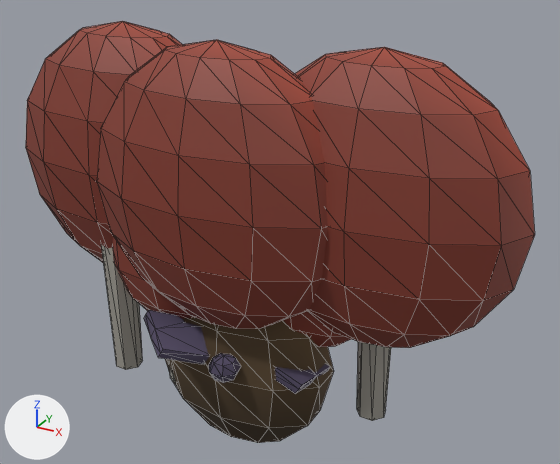
Two versions of the glTF model assets/models/crop_deathcap.glb, one commit apart.
Rendered twice from a 50 mm lens placed at (0.54, -0.863, 0.709), pointed at (0.042, 0.042, 0.256). Arrows for +X, +Y and +Z are at lower left; the lights stay in place. The first picture is the older version. Mesh edges are drawn as thin lines. Where no turn or scale is listed for an object, it has been applied to the vertices. Vertices at exactly the same position are counted once.

Names of what the first picture shows: 'cap', 'cap.001', 'cap.002', 'cap2', 'cap2.001', 'mstalk', 'mstalk.002', 'mstalk2', 'seed.002', 'seed_mound', 'sprout_leaf', 'sprout_leaf.002'.
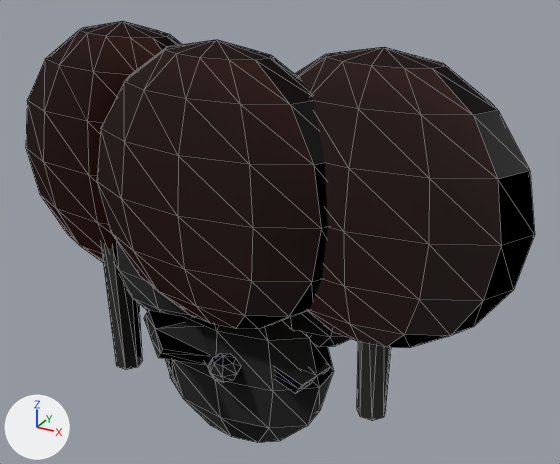
Changed parts and their boxes (x1, y1, x2, y2) in the pictures (560 x 464 px):
'cap.002', surface changed (darker): (295, 47, 535, 348) in both
'cap.001', surface changed (darker): (97, 40, 328, 329) in both
'cap', surface changed (brown to black): (26, 21, 183, 262) in both
'seed_mound', surface changed: (165, 317, 334, 443) in both
'mstalk', surface changed (grey to black): (101, 244, 143, 370) in both
'sprout_leaf.002', surface changed (purple to black): (144, 310, 209, 364) in both
'mstalk.002', surface changed (grey to black): (357, 342, 391, 421) in both
'cap2', surface changed (brown to black): (113, 236, 193, 319) in both
'cap2.001', surface changed (red to black): (283, 311, 351, 347) in both
'sprout_leaf', surface changed (purple to black): (275, 364, 330, 394) in both
'seed.002', surface changed: (209, 353, 241, 383) in both
'mstalk2', surface changed: (169, 366, 176, 383) in both

The change, as a diff of the scene's bpy script:
```diff
--- a/assets/models/crop_deathcap.glb.py
+++ b/assets/models/crop_deathcap.glb.py
@@ mat_crop_dark @@
 n3 = _N.new('ShaderNodeVertexColor'); n3.name = 'Color Attribute'
+n4 = _N.new('ShaderNodeNormalMap'); n4.name = 'Normal Map'
+n4.uv_map = 'UVMap'
+n5 = _N.new('ShaderNodeTexImage'); n5.name = 'Image Texture'
+n5.image = img_nm_crop_dark
 _L.new(n0.outputs[0], n1.inputs[0])  # 'BSDF' to 'Surface'
@@ mat_crop_dark @@
 n0 = _N.new('ShaderNodeBsdfPrincipled'); n0.name = 'Principled BSDF'
 _L.new(n3.outputs[0], n2.inputs[6])  # 'Color' to 'A'
+_L.new(n4.outputs[0], n0.inputs[5])  # 'Normal' to 'Normal'
+_L.new(n5.outputs[0], n4.inputs[1])  # 'Color' to 'Color'
@@ mat_crop_disc @@
 n3 = _N.new('ShaderNodeVertexColor'); n3.name = 'Color Attribute'
+n4 = _N.new('ShaderNodeNormalMap'); n4.name = 'Normal Map'
+n4.uv_map = 'UVMap'
+n5 = _N.new('ShaderNodeTexImage'); n5.name = 'Image Texture'
+n5.image = img_nm_crop_disc
 _L.new(n0.outputs[0], n1.inputs[0])  # 'BSDF' to 'Surface'
@@ mat_crop_disc @@
 n0 = _N.new('ShaderNodeBsdfPrincipled'); n0.name = 'Principled BSDF'
 _L.new(n3.outputs[0], n2.inputs[6])  # 'Color' to 'A'
+_L.new(n4.outputs[0], n0.inputs[5])  # 'Normal' to 'Normal'
+_L.new(n5.outputs[0], n4.inputs[1])  # 'Color' to 'Color'
@@ mat_crop_red_dark @@
 n3 = _N.new('ShaderNodeVertexColor'); n3.name = 'Color Attribute'
+n4 = _N.new('ShaderNodeNormalMap'); n4.name = 'Normal Map'
+n4.uv_map = 'UVMap'
+n5 = _N.new('ShaderNodeTexImage'); n5.name = 'Image Texture'
+n5.image = img_nm_crop_red_dark
 _L.new(n0.outputs[0], n1.inputs[0])  # 'BSDF' to 'Surface'
@@ mat_crop_red_dark @@
 n0 = _N.new('ShaderNodeBsdfPrincipled'); n0.name = 'Principled BSDF'
 _L.new(n3.outputs[0], n2.inputs[6])  # 'Color' to 'A'
+_L.new(n4.outputs[0], n0.inputs[5])  # 'Normal' to 'Normal'
+_L.new(n5.outputs[0], n4.inputs[1])  # 'Color' to 'Color'
@@ mat_crop_white @@
 n3 = _N.new('ShaderNodeVertexColor'); n3.name = 'Color Attribute'
+n4 = _N.new('ShaderNodeNormalMap'); n4.name = 'Normal Map'
+n4.uv_map = 'UVMap'
+n5 = _N.new('ShaderNodeTexImage'); n5.name = 'Image Texture'
+n5.image = img_nm_crop_white
 _L.new(n0.outputs[0], n1.inputs[0])  # 'BSDF' to 'Surface'
@@ mat_crop_white @@
 n0 = _N.new('ShaderNodeBsdfPrincipled'); n0.name = 'Principled BSDF'
 _L.new(n3.outputs[0], n2.inputs[6])  # 'Color' to 'A'
+_L.new(n4.outputs[0], n0.inputs[5])  # 'Normal' to 'Normal'
+_L.new(n5.outputs[0], n4.inputs[1])  # 'Color' to 'Color'
@@ me_sphere_006 @@
 me_sphere_006.from_pydata(...)  # 86 vertices, 168 faces; spans x -0.2..0.2, y -0.1..0.1, z -0.2..0.2
+# me_sphere_006 part 1: 168 kept faces spanning x -0.2..0.2, y -0.1..0.1, z -0.2..0.2 get new vertex colours; the middle colour goes from grey #b1b1b1 to grey #999999
 me_sphere_006.materials.append(mat_crop_red_dark)
@@ me_sphere_012 @@
 me_sphere_012.from_pydata(...)  # 86 vertices, 168 faces; spans x -0.2..0.2, y -0.1..0.1, z -0.2..0.2
+# me_sphere_012 part 2: 168 kept faces spanning x -0.2..0.2, y -0.1..0.1, z -0.2..0.2 get new vertex colours; the middle colour goes from grey #afafaf to grey #939392
 me_sphere_012.materials.append(mat_crop_red_dark)
@@ me_sphere_018 @@
 me_sphere_018.from_pydata(...)  # 86 vertices, 168 faces; spans x -0.2..0.2, y -0.1..0.1, z -0.2..0.2
+# me_sphere_018 part 3: 168 kept faces spanning x -0.2..0.2, y -0.1..0.1, z -0.2..0.2 get new vertex colours; the middle colour goes from grey #b1b1b1 to grey #999999
 me_sphere_018.materials.append(mat_crop_red_dark)
```
